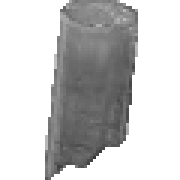
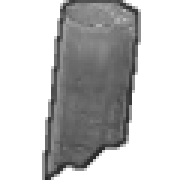
Layers edited between the first and the second 180px x 180px image:
added layer "outline" above "Pasted Layer" over box(42, 0, 141, 180)
